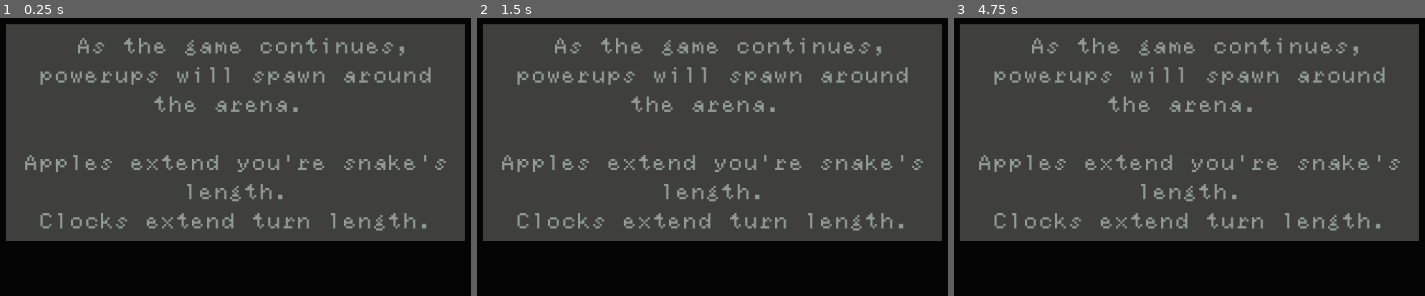
Above: before the commit, frames 1-3 (left to right).
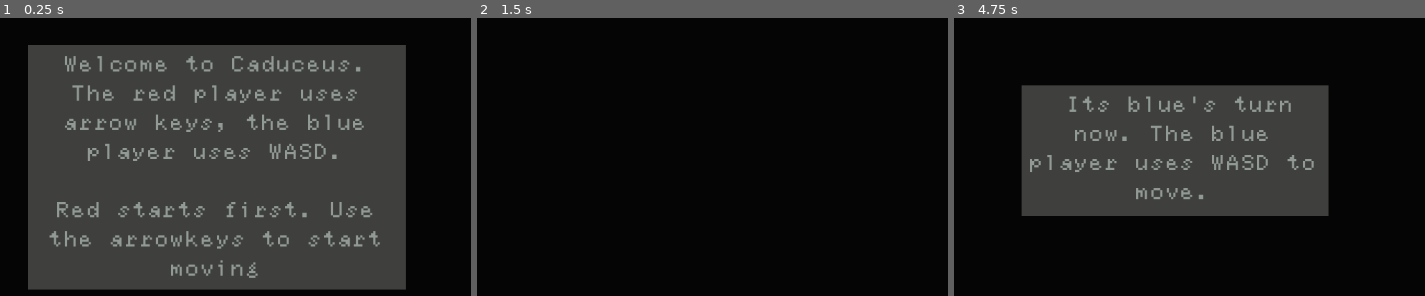
Above: after the commit, the same moments.

Repository: arrowira/MiniJam196Snake
Game: Godot game, scene res://scenes/tutorial.tscn
The game is run twice, just before and just after one commit, with the same random seed, the same clock (stepped at 60 frames per second) and the same inputs. This scene is started directly instead of the project's main scene.
Inputs:
- Up to frame 1 (0.25 s): no input
- Up to frame 2 (1.5 s): tap Enter at 0.5 s; hold Right (p1right) 0.53-1.28 s; tap S (p2down) at 0.6 s; tap A (p2left) at 0.8, 1.35 s; tap Space at 1.25 s; hold Down (p1down) from 1.28 s (still down)
- Up to frame 3 (4.75 s): tap D (p2right) at 1.55, 2.1, 4.55 s; tap Enter at 2, 3.5 s; release Down (p1down) at 2.03 s; hold Right (p1right) 2.03-2.78 s; tap W (p2up) at 2.3, 2.85 s; tap Space at 2.75, 4.25 s; hold Up (p1up) 2.78-3.53 s; tap S (p2down) at 3.05, 3.6 s; hold Left (p1left) from 3.53 s (still down); tap A (p2left) at 3.8, 4.35 s

The runs differ from the first frame. In frame 1, 44% of the frame differs, in the area x 1-99%, y 2-98%; in frame 2, 76%, in the area x 1-99%, y 2-81%; in frame 3, 49%.

Commit message:
pt3 of tutorial

Diff:
--- a/minijam-196-proj/scenes/tutorial.tscn
+++ b/minijam-196-proj/scenes/tutorial.tscn
@@ -7,7 +7,6 @@
 script = ExtResource("1_8ho6b")
 
 [node name="pt1" type="ColorRect" parent="."]
-visible = false
 modulate = Color(0.56999964, 0.6032721, 0.58303857, 1)
 offset_left = 288.0
 offset_top = 160.0
@@ -53,6 +52,7 @@
 text = "[center] Its blue's turn now. The blue player uses WASD to move."
 
 [node name="pt3" type="ColorRect" parent="."]
+visible = false
 modulate = Color(0.56999964, 0.6032721, 0.58303857, 1)
 offset_left = 256.0
 offset_top = 130.0
@@ -74,4 +74,13 @@
 Apples extend you're snake's length.
 Clocks extend turn length."
 
+[node name="pt2Timer" type="Timer" parent="."]
+wait_time = 1.2
+one_shot = true
+
+[node name="pt3Timer" type="Timer" parent="."]
+wait_time = 3.0
+
 [connection signal="timeout" from="pt1Timer" to="." method="_on_pt_1_timer_timeout"]
+[connection signal="timeout" from="pt2Timer" to="." method="_on_pt_2_timer_timeout"]
+[connection signal="timeout" from="pt3Timer" to="." method="_on_pt_3_timer_timeout"]
--- a/minijam-196-proj/scripts/tutorial.gd
+++ b/minijam-196-proj/scripts/tutorial.gd
@@ -6,8 +6,19 @@
 		$pt1Timer.start()
 	elif part == 2 and (Input.is_action_just_pressed("p2down") or Input.is_action_just_pressed("p2up") or Input.is_action_just_pressed("p2left") or Input.is_action_just_pressed("p2right")):
 		$pt2.visible = false
+		$pt2Timer.start()
 
 
 func _on_pt_1_timer_timeout() -> void:
 	$pt2.visible = true
 	part = 2
+
+
+func _on_pt_2_timer_timeout() -> void:
+	$pt3.visible = true
+	$pt3Timer.start()
+	part = 3
+
+
+func _on_pt_3_timer_timeout() -> void:
+	$pt3.visible = false
